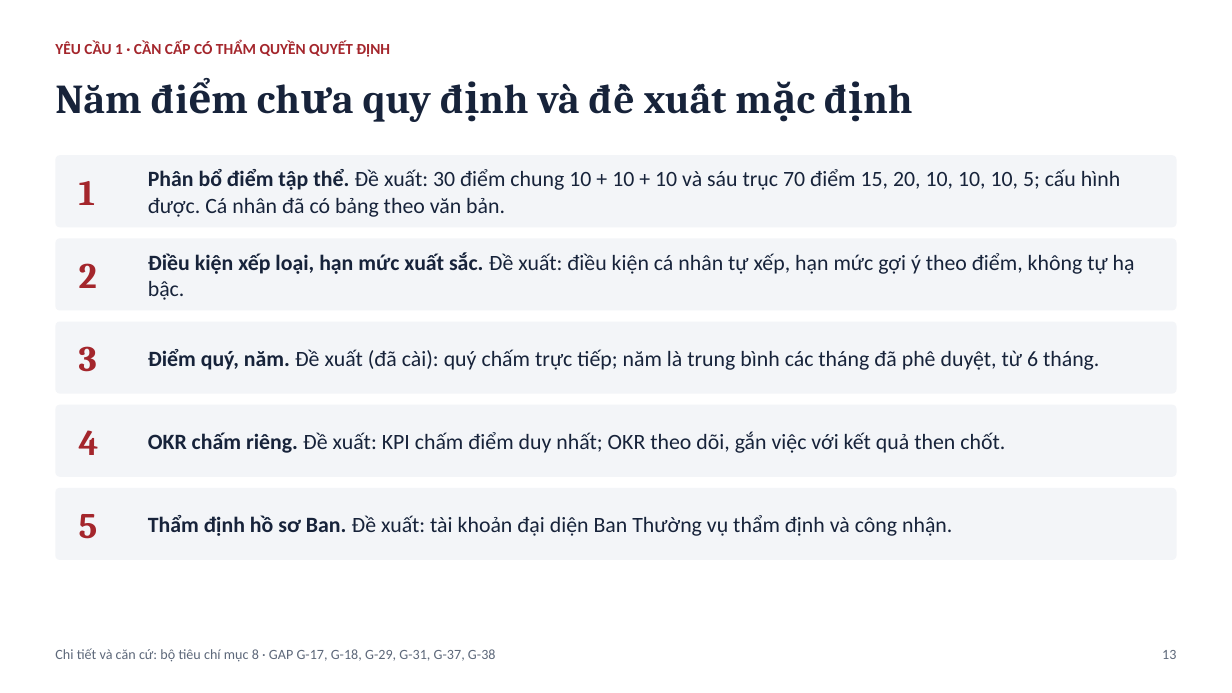
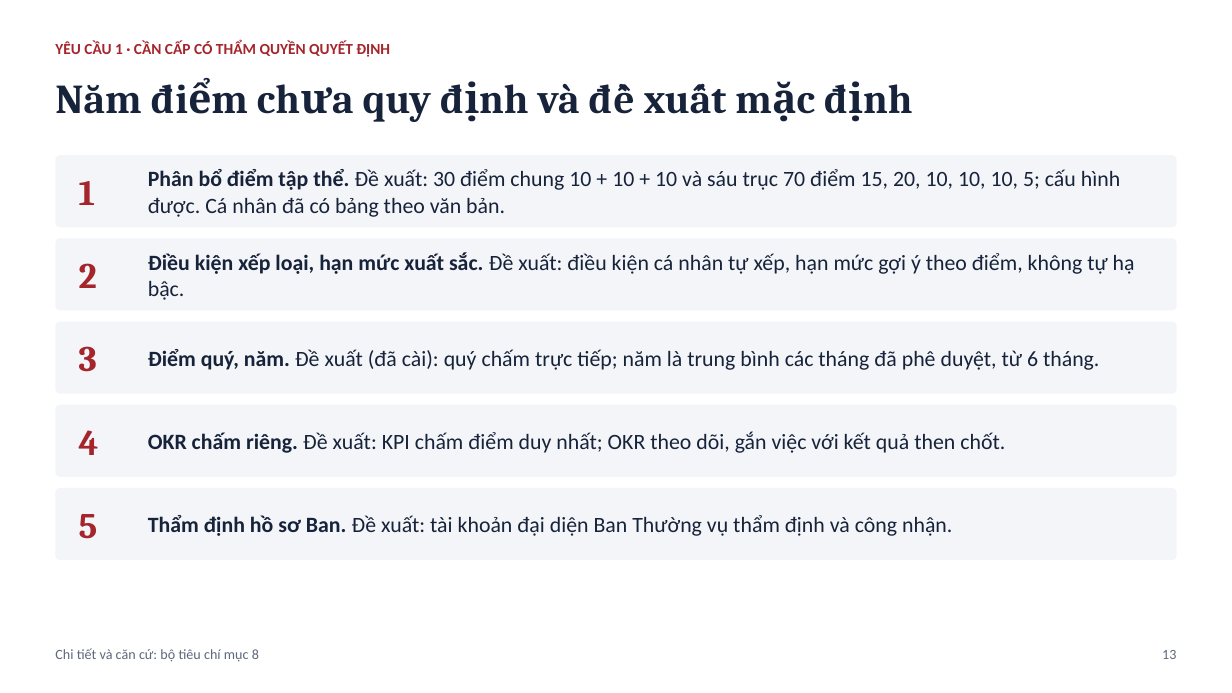
Before and after one commit to tuanhuu3264/btctu-apps, a slide deck: slide 13 of docs/tai_lieu_nop_bai/Slide-thuyet-trinh.pptx. Drawn at 1232x693 pixels with LibreOffice and Linux fonts; fonts in the diff are those of the drawing. Boxes give left, top, right and bottom in pixels: in the first picture for what was removed or moved away, otherwise in the second. Text is boxed around its words. In the diff, an @@ line names an element or a change of style, - is before the commit and + after.

```diff
--- a/docs/tai_lieu_nop_bai/Slide-thuyet-trinh.pptx
+++ b/docs/tai_lieu_nop_bai/Slide-thuyet-trinh.pptx
@@ text at (x1=55, y1=648, x2=259, y2=662): text changed @@
-Chi tiết và căn cứ: bộ tiêu chí mục 8 · GAP G-17, G-18, G-29, G-31, G-37, G-38
+Chi tiết và căn cứ: bộ tiêu chí mục 8
```
Also in this commit, not shown: 7 other slides changed, 19 other files.
